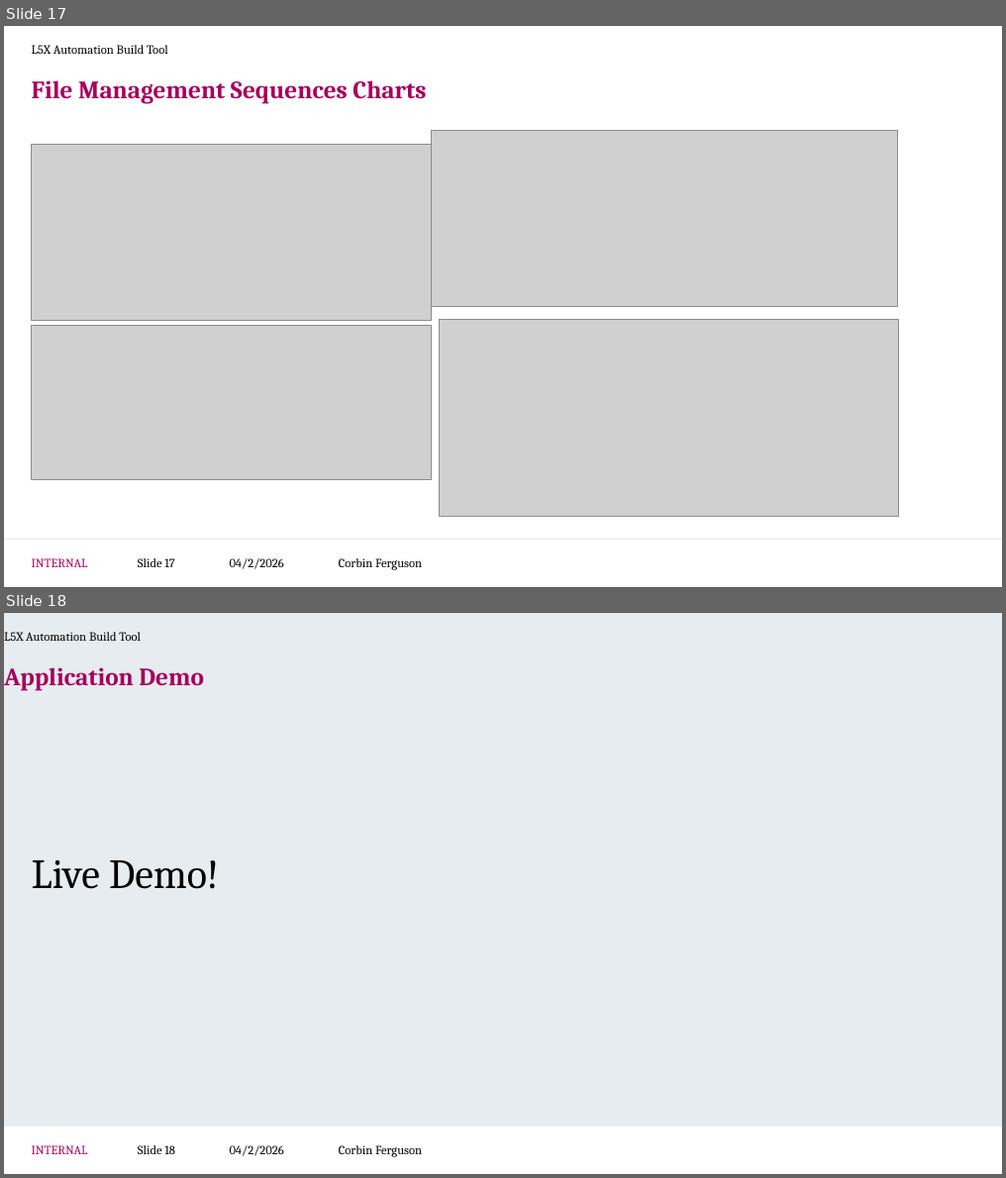
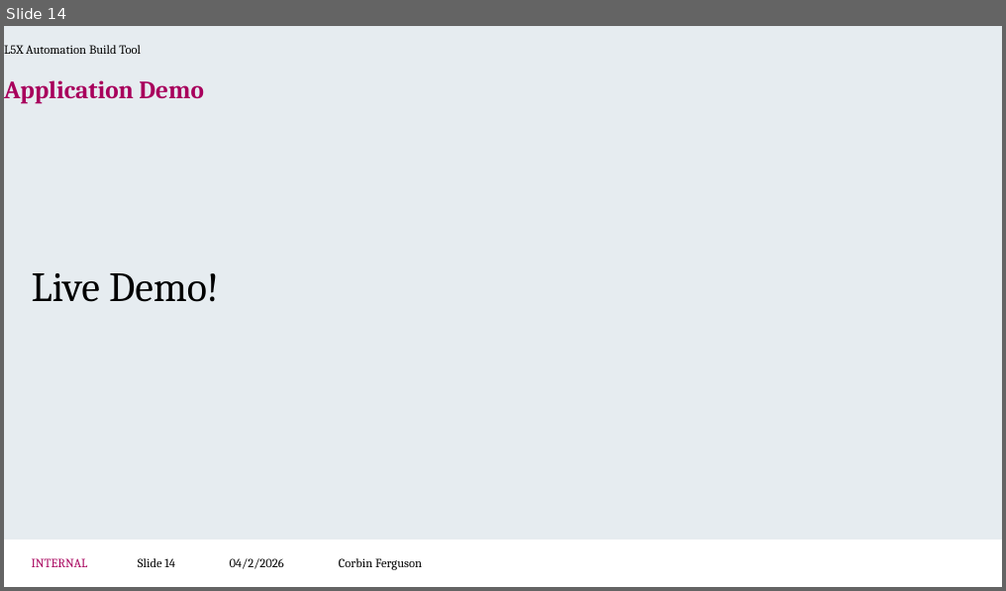
Before and after one commit to CorbinFerguson/ThesisBuildTool, a slide deck: Thesis Writing Documents/Project Development.pptx. Shown one above the other, each under a label of ours: slides 17 and 18 before the commit, slide 14 after it. The pictures are 1006x1178 and 1006x591 pixels, drawn with LibreOffice and Linux fonts; fonts in the diff are those of the drawing; grey boxes stand for pictures; background and template pictures are left out. Boxes give left, top, right and bottom in pixels: in the first picture for what was removed or moved away, otherwise in the second. Text is boxed around its words. In the diff, an @@ line names an element or a change of style, - is before the commit and + after.

```diff
--- a/Thesis Writing Documents/Project Development.pptx
+++ b/Thesis Writing Documents/Project Development.pptx
@@ slide 17 removed at (4,26,1002,587), background #FFFFFF; not listed: 3 template elements that a slide beside it also shows @@
@@ text removed at (32,45,168,54) @@
-L5X Automation Build Tool
@@ title removed at (32,80,426,104) @@
-File Management Sequences Charts
@@ picture removed at (32,144,432,321) @@
@@ picture removed at (431,130,898,307) @@
@@ picture removed at (439,320,899,517) @@
@@ picture removed at (32,325,432,479) @@
@@ page number removed at (138,559,174,568) @@
-Slide 17
@@ text removed at (339,559,422,570) @@
-Corbin Ferguson
@@ what was slide 18 is now slide 14 @@
@@ page number at (138,559,175,568): text changed @@
-Slide 18
+Slide 14
```
Also in this commit, not shown: 5 slides changed, 3 other slides removed, 2 other files.
